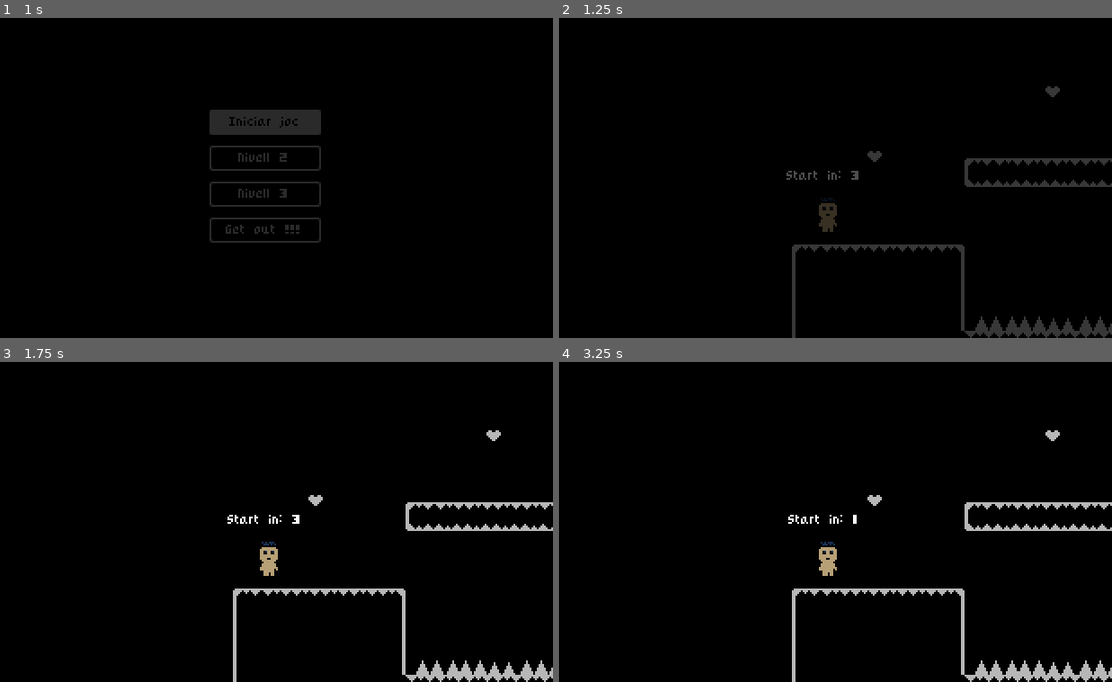
Above: before the commit, frames 1-4 (two rows, left to right).
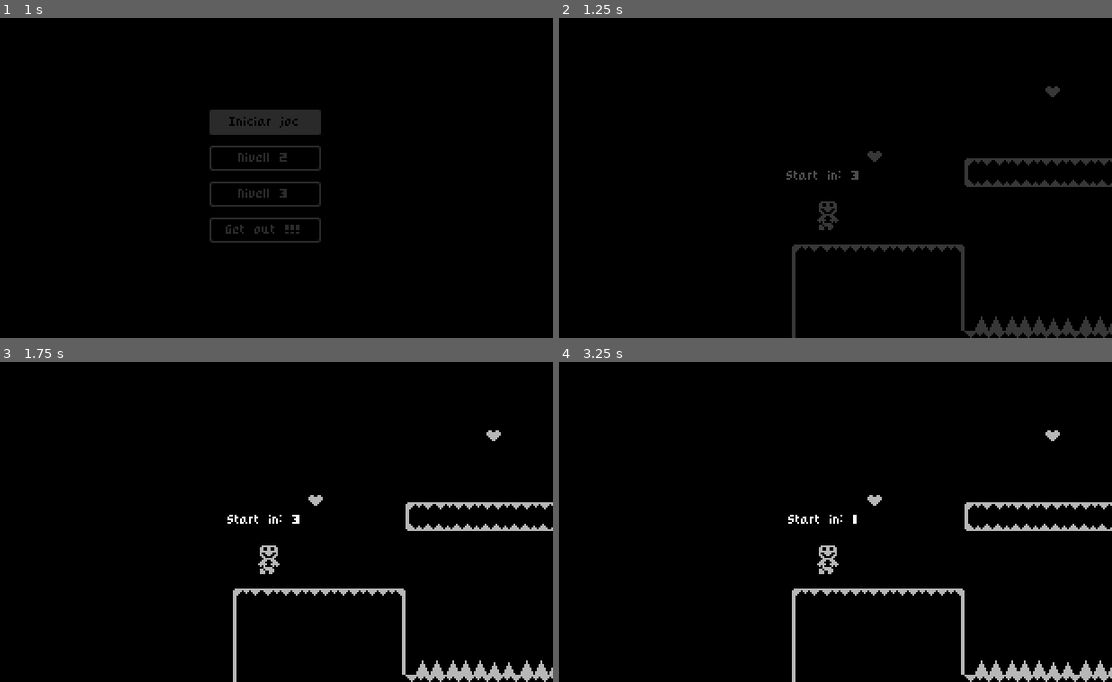
Above: after the commit, the same moments.

Repository: VictorProfe/Claret-plataformer
Game: Godot game, scene res://Menus/Menu inici/start_menu.tscn
The game is run twice, just before and just after one commit, with the same random seed, the same clock (stepped at 60 frames per second) and the same inputs.
Inputs:
- Up to frame 1 (1 s): click "Iniciar joc" at 0.5 s
- Up to frame 2 (1.25 s): no input
- Up to frame 3 (1.75 s): hold Right (move_right) from 1.28 s (still down); hold Up (jump) from 1.28 s (still down)
- Up to frame 4 (3.25 s): tap Enter at 2 s; release Up (jump) at 2.03 s; tap Up (jump) at 2.1, 2.27, 2.57 s; tap Space at 2.75 s; release Right (move_right) at 2.78 s; hold Left (move_left) from 2.78 s (still down); hold Up (jump) from 2.78 s (still down)

Frame 1 is identical in both runs. In frame 2, 0.2% of the frame differs, in the area x 46-51%, y 56-67%; in frame 3, 0.3%; in frame 4, 0.3%.

Commit message:
Canvi de personatge a ''endemoniao''

Diff:
--- a/Personatges/player.tscn
+++ b/Personatges/player.tscn
@@ -1,78 +1,111 @@
-[gd_scene load_steps=33 format=3 uid="uid://b3vkmfxunohh8"]
+[gd_scene load_steps=42 format=3 uid="uid://b3vkmfxunohh8"]
 
 [ext_resource type="Script" path="res://Personatges/player.gd" id="1_1h0vt"]
 [ext_resource type="Resource" uid="uid://nhd5voo3ikx1" path="res://Personatges/DefaultMovementData.tres" id="2_06uy6"]
 [ext_resource type="Texture2D" uid="uid://db34qqr0dkden" path="res://assets/imatges/player.png" id="2_jlvsk"]
+[ext_resource type="Texture2D" uid="uid://ba3mia8hmtx8m" path="res://assets/imatges/endemoniao.png" id="3_twf30"]
 [ext_resource type="Texture2D" uid="uid://d38q4uqq7cr5a" path="res://assets/imatges/playerBlue.png" id="4_4r54q"]
 [ext_resource type="Texture2D" uid="uid://xlu2y3oqeiht" path="res://assets/imatges/playerpunk.png" id="5_g3kd5"]
 
+[sub_resource type="AtlasTexture" id="AtlasTexture_v3ks2"]
+atlas = ExtResource("3_twf30")
+region = Rect2(0, 0, 24, 20)
+
+[sub_resource type="AtlasTexture" id="AtlasTexture_eujdj"]
+atlas = ExtResource("2_jlvsk")
+region = Rect2(0, 0, 24, 20)
+
 [sub_resource type="AtlasTexture" id="AtlasTexture_f00w4"]
 atlas = ExtResource("5_g3kd5")
 region = Rect2(0, 0, 24, 20)
 
-[sub_resource type="AtlasTexture" id="AtlasTexture_eujdj"]
-atlas = ExtResource("2_jlvsk")
-region = Rect2(0, 0, 24, 20)
+[sub_resource type="AtlasTexture" id="AtlasTexture_bt56a"]
+atlas = ExtResource("3_twf30")
+region = Rect2(24, 0, 24, 20)
+
+[sub_resource type="AtlasTexture" id="AtlasTexture_lcfbw"]
+atlas = ExtResource("2_jlvsk")
+region = Rect2(144, 0, 24, 20)
 
 [sub_resource type="AtlasTexture" id="AtlasTexture_8mmiq"]
 atlas = ExtResource("5_g3kd5")
 region = Rect2(144, 0, 24, 20)
 
-[sub_resource type="AtlasTexture" id="AtlasTexture_lcfbw"]
-atlas = ExtResource("2_jlvsk")
+[sub_resource type="AtlasTexture" id="AtlasTexture_1lval"]
+atlas = ExtResource("3_twf30")
+region = Rect2(24, 0, 24, 20)
+
+[sub_resource type="AtlasTexture" id="AtlasTexture_afj0r"]
+atlas = ExtResource("3_twf30")
+region = Rect2(48, 0, 24, 20)
+
+[sub_resource type="AtlasTexture" id="AtlasTexture_jgjsm"]
+atlas = ExtResource("3_twf30")
+region = Rect2(72, 0, 24, 20)
+
+[sub_resource type="AtlasTexture" id="AtlasTexture_thg3g"]
+atlas = ExtResource("3_twf30")
+region = Rect2(96, 0, 24, 20)
+
+[sub_resource type="AtlasTexture" id="AtlasTexture_r7fks"]
+atlas = ExtResource("3_twf30")
+region = Rect2(120, 0, 24, 20)
+
+[sub_resource type="AtlasTexture" id="AtlasTexture_mdno5"]
+atlas = ExtResource("3_twf30")
+region = Rect2(0, 0, 24, 20)
+
+[sub_resource type="AtlasTexture" id="AtlasTexture_ejwk3"]
+atlas = ExtResource("2_jlvsk")
+region = Rect2(24, 0, 24, 20)
+
+[sub_resource type="AtlasTexture" id="AtlasTexture_gegio"]
+atlas = ExtResource("2_jlvsk")
+region = Rect2(48, 0, 24, 20)
+
+[sub_resource type="AtlasTexture" id="AtlasTexture_e0ibb"]
+atlas = ExtResource("2_jlvsk")
+region = Rect2(72, 0, 24, 20)
+
+[sub_resource type="AtlasTexture" id="AtlasTexture_f45b6"]
+atlas = ExtResource("2_jlvsk")
+region = Rect2(96, 0, 24, 20)
+
+[sub_resource type="AtlasTexture" id="AtlasTexture_4brbp"]
+atlas = ExtResource("2_jlvsk")
+region = Rect2(120, 0, 24, 20)
+
+[sub_resource type="AtlasTexture" id="AtlasTexture_572d7"]
+atlas = ExtResource("2_jlvsk")
+region = Rect2(0, 0, 24, 20)
+
+[sub_resource type="AtlasTexture" id="AtlasTexture_i2by4"]
+atlas = ExtResource("5_g3kd5")
+region = Rect2(0, 0, 24, 20)
+
+[sub_resource type="AtlasTexture" id="AtlasTexture_oo2yl"]
+atlas = ExtResource("5_g3kd5")
+region = Rect2(24, 0, 24, 20)
+
+[sub_resource type="AtlasTexture" id="AtlasTexture_eqyi8"]
+atlas = ExtResource("5_g3kd5")
+region = Rect2(48, 0, 24, 20)
+
+[sub_resource type="AtlasTexture" id="AtlasTexture_o6hjq"]
+atlas = ExtResource("5_g3kd5")
+region = Rect2(72, 0, 24, 20)
+
+[sub_resource type="AtlasTexture" id="AtlasTexture_ixhof"]
+atlas = ExtResource("5_g3kd5")
+region = Rect2(96, 0, 24, 20)
+
+[sub_resource type="AtlasTexture" id="AtlasTexture_8e1lm"]
+atlas = ExtResource("5_g3kd5")
+region = Rect2(120, 0, 24, 20)
+
+[sub_resource type="AtlasTexture" id="AtlasTexture_sdwpi"]
+atlas = ExtResource("5_g3kd5")
 region = Rect2(144, 0, 24, 20)
-
-[sub_resource type="AtlasTexture" id="AtlasTexture_i2by4"]
-atlas = ExtResource("5_g3kd5")
-region = Rect2(0, 0, 24, 20)
-
-[sub_resource type="AtlasTexture" id="AtlasTexture_oo2yl"]
-atlas = ExtResource("5_g3kd5")
-region = Rect2(24, 0, 24, 20)
-
-[sub_resource type="AtlasTexture" id="AtlasTexture_eqyi8"]
-atlas = ExtResource("5_g3kd5")
-region = Rect2(48, 0, 24, 20)
-
-[sub_resource type="AtlasTexture" id="AtlasTexture_o6hjq"]
-atlas = ExtResource("5_g3kd5")
-region = Rect2(72, 0, 24, 20)
-
-[sub_resource type="AtlasTexture" id="AtlasTexture_ixhof"]
-atlas = ExtResource("5_g3kd5")
-region = Rect2(96, 0, 24, 20)
-
-[sub_resource type="AtlasTexture" id="AtlasTexture_8e1lm"]
-atlas = ExtResource("5_g3kd5")
-region = Rect2(120, 0, 24, 20)
-
-[sub_resource type="AtlasTexture" id="AtlasTexture_sdwpi"]
-atlas = ExtResource("5_g3kd5")
-region = Rect2(144, 0, 24, 20)
-
-[sub_resource type="AtlasTexture" id="AtlasTexture_ejwk3"]
-atlas = ExtResource("2_jlvsk")
-region = Rect2(24, 0, 24, 20)
-
-[sub_resource type="AtlasTexture" id="AtlasTexture_gegio"]
-atlas = ExtResource("2_jlvsk")
-region = Rect2(48, 0, 24, 20)
-
-[sub_resource type="AtlasTexture" id="AtlasTexture_e0ibb"]
-atlas = ExtResource("2_jlvsk")
-region = Rect2(72, 0, 24, 20)
-
-[sub_resource type="AtlasTexture" id="AtlasTexture_f45b6"]
-atlas = ExtResource("2_jlvsk")
-region = Rect2(96, 0, 24, 20)
-
-[sub_resource type="AtlasTexture" id="AtlasTexture_4brbp"]
-atlas = ExtResource("2_jlvsk")
-region = Rect2(120, 0, 24, 20)
-
-[sub_resource type="AtlasTexture" id="AtlasTexture_572d7"]
-atlas = ExtResource("2_jlvsk")
-region = Rect2(0, 0, 24, 20)
 
 [sub_resource type="AtlasTexture" id="AtlasTexture_x0iqj"]
 atlas = ExtResource("4_4r54q")
@@ -106,18 +139,42 @@
 animations = [{
 "frames": [{
 "duration": 1.0,
+"texture": SubResource("AtlasTexture_v3ks2")
+}],
+"loop": true,
+"name": &"idle",
+"speed": 5.0
+}, {
+"frames": [{
+"duration": 1.0,
+"texture": SubResource("AtlasTexture_eujdj")
+}],
+"loop": true,
+"name": &"idle2",
+"speed": 5.0
+}, {
+"frames": [{
+"duration": 1.0,
 "texture": SubResource("AtlasTexture_f00w4")
 }],
 "loop": true,
-"name": &"idle",
-"speed": 5.0
-}, {
-"frames": [{
-"duration": 1.0,
-"texture": SubResource("AtlasTexture_eujdj")
-}],
-"loop": true,
-"name": &"idle2",
+"name": &"idle3",
+"speed": 5.0
+}, {
+"frames": [{
+"duration": 1.0,
+"texture": SubResource("AtlasTexture_bt56a")
+}],
+"loop": true,
+"name": &"jump",
+"speed": 5.0
+}, {
+"frames": [{
+"duration": 1.0,
+"texture": SubResource("AtlasTexture_lcfbw")
+}],
+"loop": true,
+"name": &"jump2",
 "speed": 5.0
 }, {
 "frames": [{
@@ -125,38 +182,27 @@
 "texture": SubResource("AtlasTexture_8mmiq")
 }],
 "loop": true,
-"name": &"jump",
-"speed": 5.0
-}, {
-"frames": [{
-"duration": 1.0,
-"texture": SubResource("AtlasTexture_lcfbw")
-}],
-"loop": true,
-"name": &"jump2",
-"speed": 5.0
-}, {
-"frames": [{
-"duration": 1.0,
-"texture": SubResource("AtlasTexture_i2by4")
-}, {
-"duration": 1.0,
-"texture": SubResource("AtlasTexture_oo2yl")
-}, {
-"duration": 1.0,
-"texture": SubResource("AtlasTexture_eqyi8")
-}, {
-"duration": 1.0,
-"texture": SubResource("AtlasTexture_o6hjq")
-}, {
-"duration": 1.0,
-"texture": SubResource("AtlasTexture_ixhof")
-}, {
-"duration": 1.0,
-"texture": SubResource("AtlasTexture_8e1lm")
-}, {
-"duration": 1.0,
-"texture": SubResource("AtlasTexture_sdwpi")
+"name": &"jump3",
+"speed": 5.0
+}, {
+"frames": [{
+"duration": 1.0,
+"texture": SubResource("AtlasTexture_1lval")
+}, {
+"duration": 1.0,
+"texture": SubResource("AtlasTexture_afj0r")
+}, {
+"duration": 1.0,
+"texture": SubResource("AtlasTexture_jgjsm")
+}, {
+"duration": 1.0,
+"texture": SubResource("AtlasTexture_thg3g")
+}, {
+"duration": 1.0,
+"texture": SubResource("AtlasTexture_r7fks")
+}, {
+"duration": 1.0,
+"texture": SubResource("AtlasTexture_mdno5")
 }],
 "loop": true,
 "name": &"run",
@@ -184,6 +230,32 @@
 "loop": true,
 "name": &"run2",
 "speed": 10.0
+}, {
+"frames": [{
+"duration": 1.0,
+"texture": SubResource("AtlasTexture_i2by4")
+}, {
+"duration": 1.0,
+"texture": SubResource("AtlasTexture_oo2yl")
+}, {
+"duration": 1.0,
+"texture": SubResource("AtlasTexture_eqyi8")
+}, {
+"duration": 1.0,
+"texture": SubResource("AtlasTexture_o6hjq")
+}, {
+"duration": 1.0,
+"texture": SubResource("AtlasTexture_ixhof")
+}, {
+"duration": 1.0,
+"texture": SubResource("AtlasTexture_8e1lm")
+}, {
+"duration": 1.0,
+"texture": SubResource("AtlasTexture_sdwpi")
+}],
+"loop": true,
+"name": &"run3",
+"speed": 5.0
 }, {
 "frames": [{
 "duration": 1.0,
@@ -230,7 +302,7 @@
 position = Vector2(2, -10)
 scale = Vector2(1.02381, 1)
 sprite_frames = SubResource("SpriteFrames_v2gsa")
-animation = &"idle"
+animation = &"run"
 
 [node name="CollisionShape2D" type="CollisionShape2D" parent="."]
 position = Vector2(0, -7.5)
Binary file added: assets/imatges/endemoniao.png
Not shown, added: assets/imatges/endemoniao.png.import
